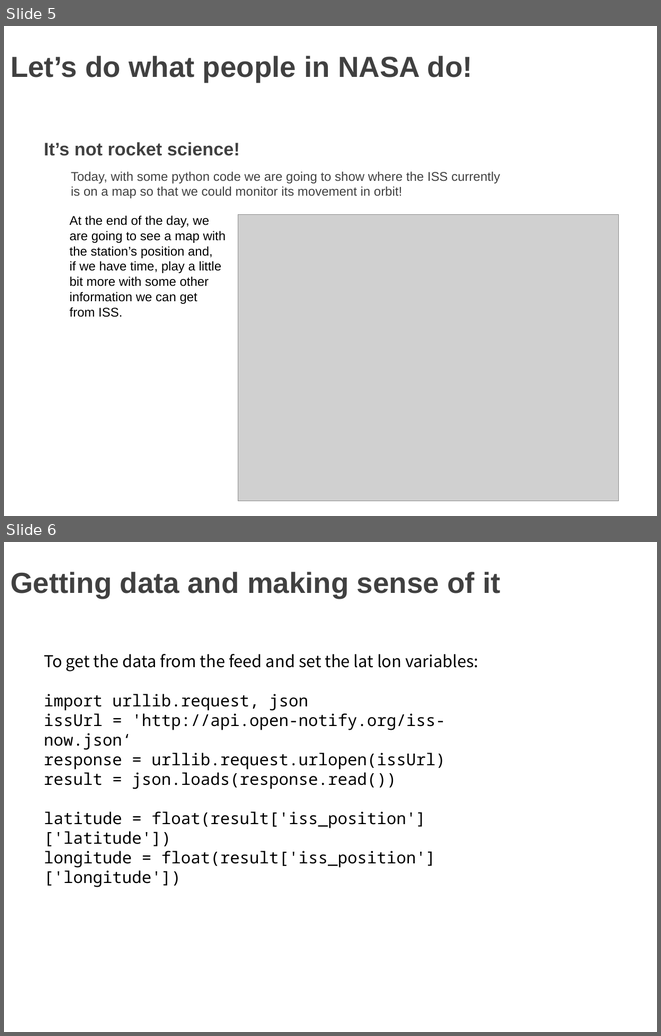
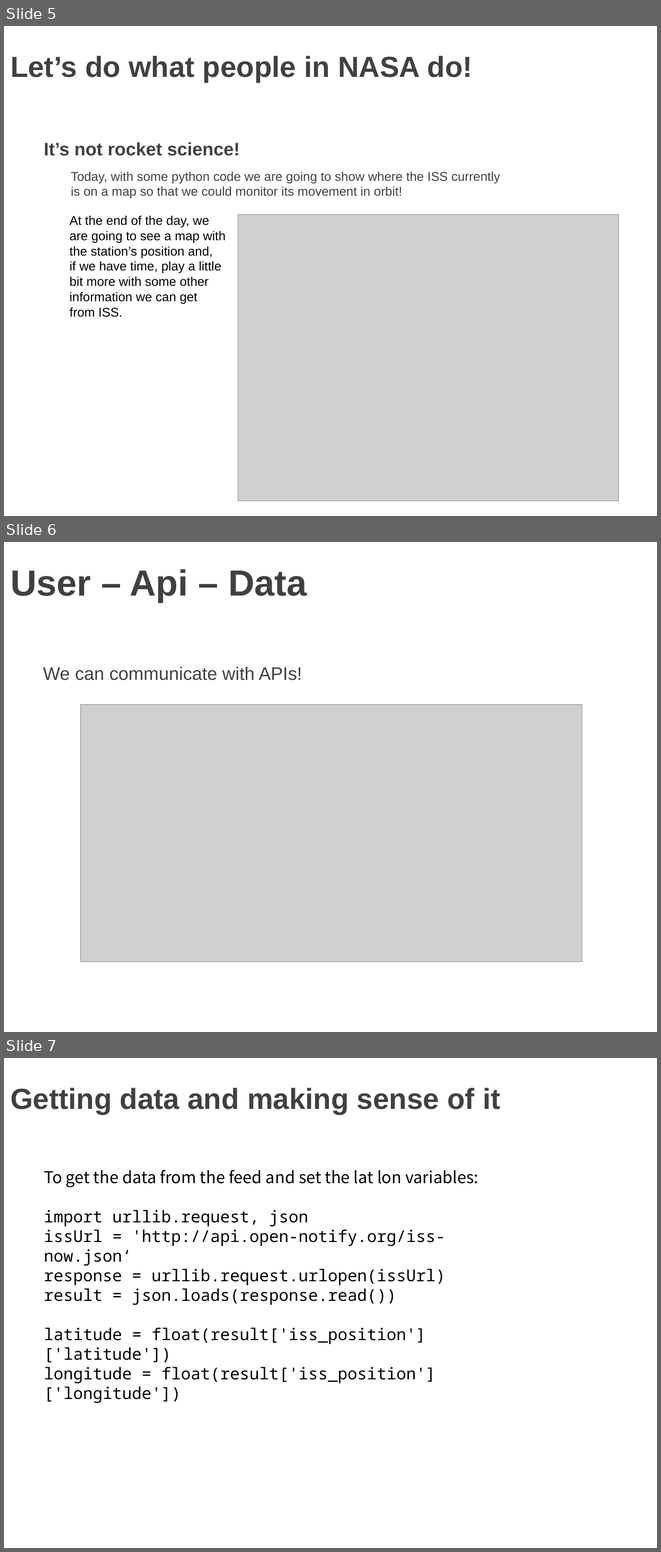
Before and after one commit to Yury-Petrov/Mgc-Iss-workshop, a slide deck: ISS for python.pptx. Shown one above the other, each under a label of ours: slides 5 and 6 before the commit, slides 5, 6 and 7 after it. The pictures are 661x1036 and 661x1552 pixels, drawn with LibreOffice and Linux fonts; fonts in the diff are those of the drawing; grey boxes stand for pictures; background and template pictures are left out. Boxes give left, top, right and bottom in pixels: in the first picture for what was removed or moved away, otherwise in the second. Text is boxed around its words. In the diff, an @@ line names an element or a change of style, - is before the commit and + after.

```diff
--- a/ISS for python.pptx
+++ b/ISS for python.pptx
@@ slide 6 added at [4,542,657,1032], background picture (left out) @@
@@ title added at [10,569,307,602], 40 pt, text #404040, bold @@
+User – Api – Data
@@ text added at [43,667,302,680], 20 pt, text #404040 @@
+We can communicate with APIs!
@@ picture added at [80,705,582,962] @@
@@ what was slide 6 is now slide 7 @@
```
Also in this commit, not shown: 1 slide changed, 4 other files.
